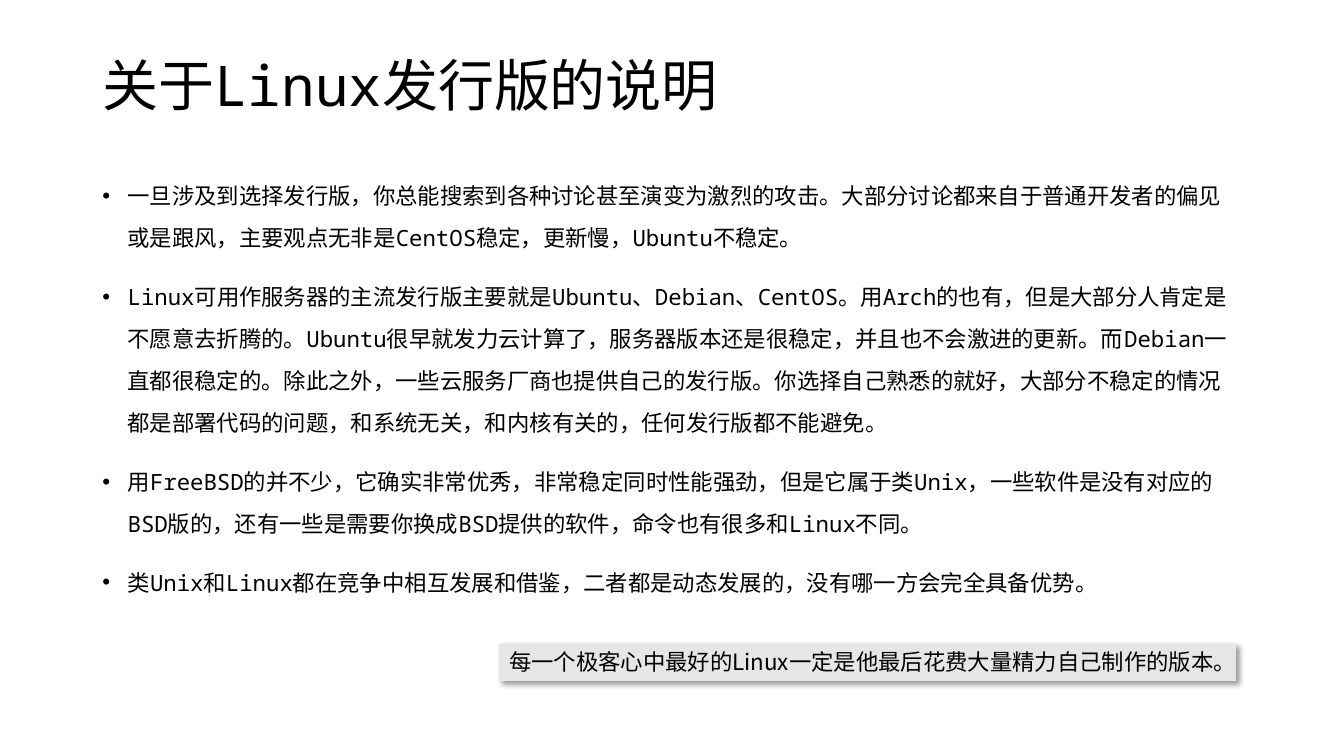
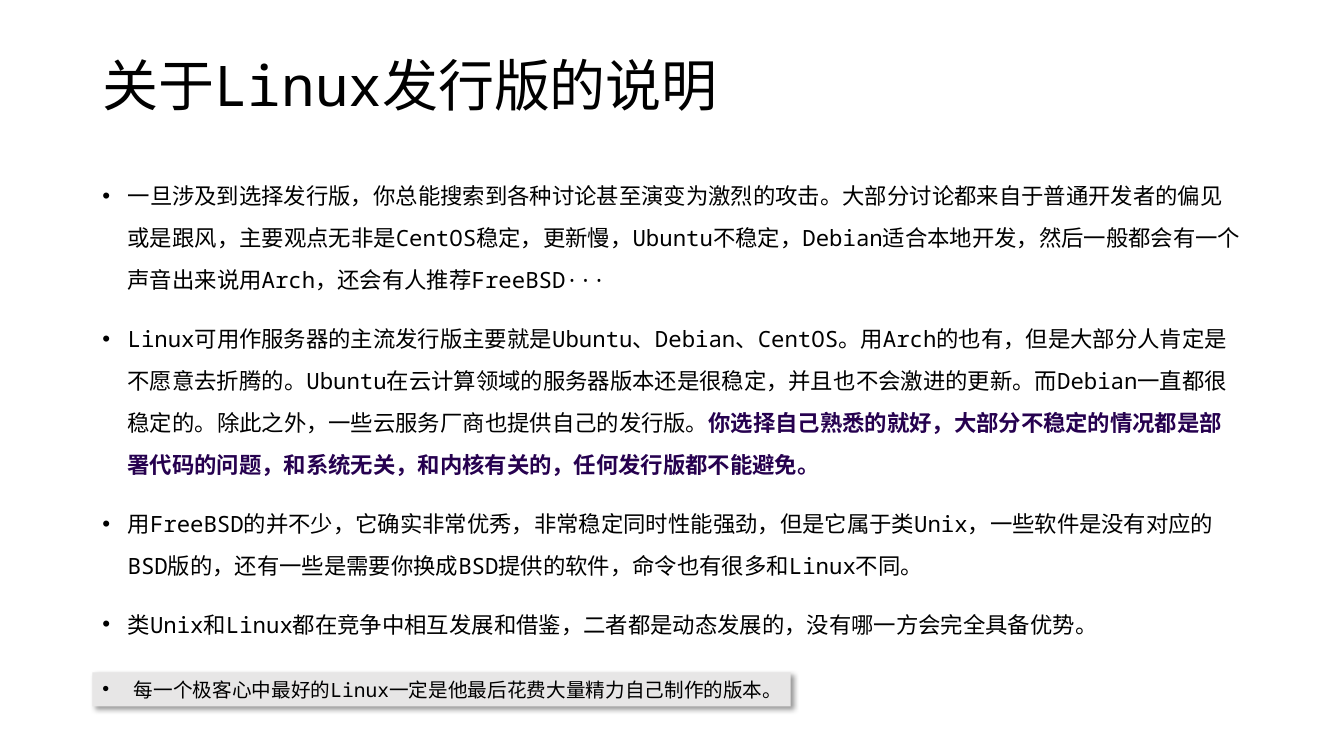
Before and after one commit to edu2act/course-wechat-and-miniprogram, a slide deck: slide 16 of materials/ch01/ch01-课程简介和准备工作.pptx (slide 4 before the commit). Drawn at 1344x756 pixels with LibreOffice and Linux fonts; fonts in the diff are those of the drawing. Boxes give left, top, right and bottom in pixels: in the first picture for what was removed or moved away, otherwise in the second. Text is boxed around its words. In the diff, an @@ line names an element or a change of style, - is before the commit and + after.

```diff
--- a/materials/ch01/ch01-课程简介和准备工作.pptx
+++ b/materials/ch01/ch01-课程简介和准备工作.pptx
@@ text at bbox=[128, 185, 1241, 476]: text changed @@
-• 一旦涉及到选择发行版，你总能搜索到各种讨论甚至演变为激烈的攻击。大部分讨论都来自于普通开发者的偏见或是跟风，主要观点无非是CentOS稳定，更新慢，Ubuntu不稳定。
-• Linux可用作服务器的主流发行版主要就是Ubuntu、Debian、CentOS。用Arch的也有，但是大部分人肯定是不愿意去折腾的。Ubuntu很早就发力云计算了，服务器版本还是很稳定，并且也不会激进的更新。而Debian一直都很稳定的。除此之外，一些云服务厂商也提供自己的发行版。你选择自己熟悉的就好，大部分不稳定的情况都是部署代码的问题，和系统无关，和内核有关的，任何发行版都不能避免。
+• 一旦涉及到选择发行版，你总能搜索到各种讨论甚至演变为激烈的攻击。大部分讨论都来自于普通开发者的偏见或是跟风，主要观点无非是CentOS稳定，更新慢，Ubuntu不稳定，Debian适合本地开发，然后一般都会有一个声音出来说用Arch，还会有人推荐FreeBSD···
+• Linux可用作服务器的主流发行版主要就是Ubuntu、Debian、CentOS。用Arch的也有，但是大部分人肯定是不愿意去折腾的。Ubuntu在云计算领域的服务器版本还是很稳定，并且也不会激进的更新。而Debian一直都很稳定的。除此之外，一些云服务厂商也提供自己的发行版。你选择自己熟悉的就好，大部分不稳定的情况都是部署代码的问题，和系统无关，和内核有关的，任何发行版都不能避免。
@@ rectangle "每一个极客心中最好的Linux一定是他最后花费大量精力自己制作的版本。": place and size @@
-rectangle "每一个极客心中最好的Linux一定是他最后花费大量精力自己制作的版本。" at bbox=[499, 643, 1236, 681]
+rectangle "每一个极客心中最好的Linux一定是他最后花费大量精力自己制作的版本。" at bbox=[93, 673, 791, 707]
@@ rectangle "每一个极客心中最好的Linux一定是他最后花费大量精力自己制作的版本。" at bbox=[93, 673, 791, 707]: size 16 to 14 pt, font Noto Sans CJK SC to Noto Sans Mono; bullet none to • @@
```
Also in this commit, not shown: 5 other slides changed, 9 slides added, 1 slide removed, 18 other files.
